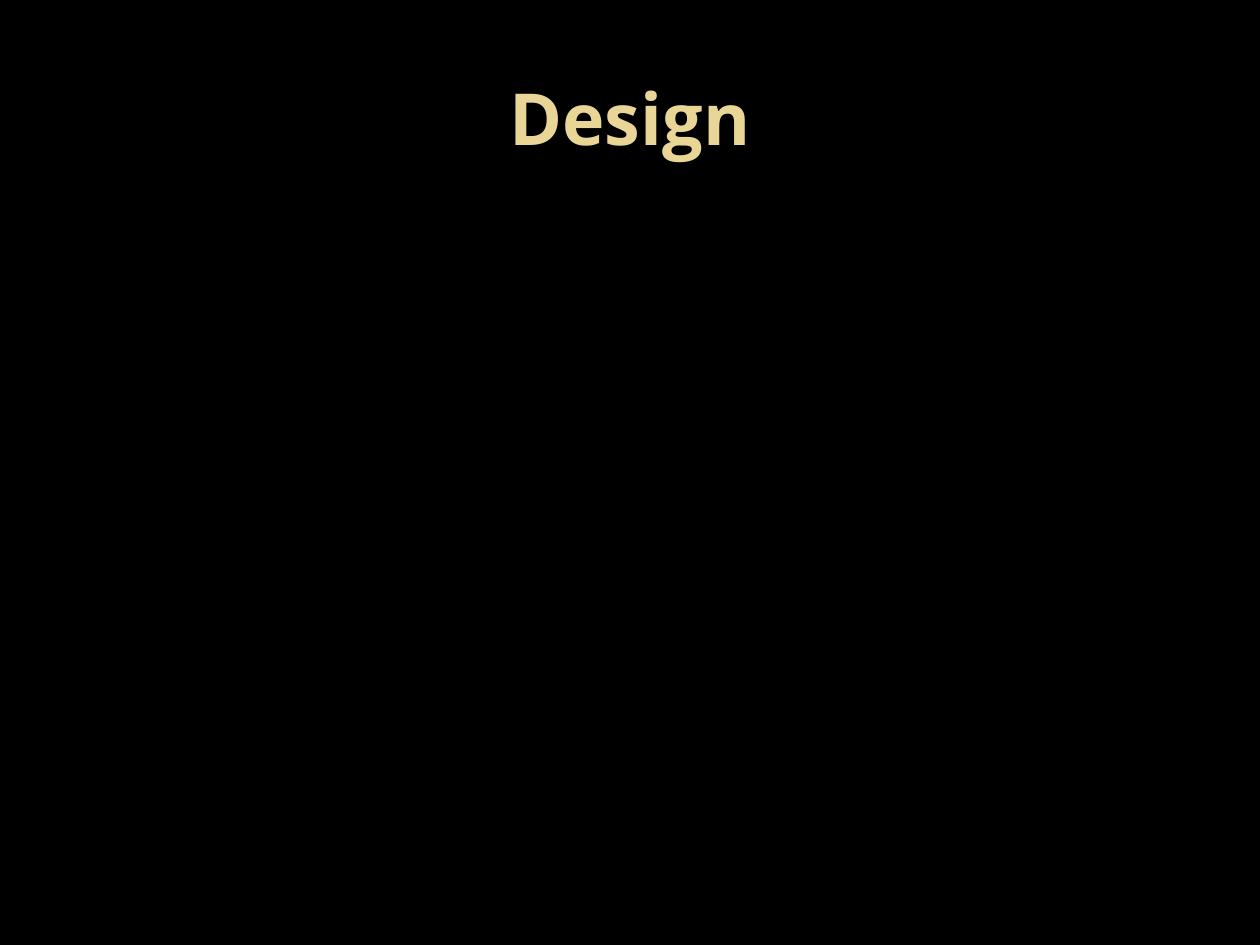
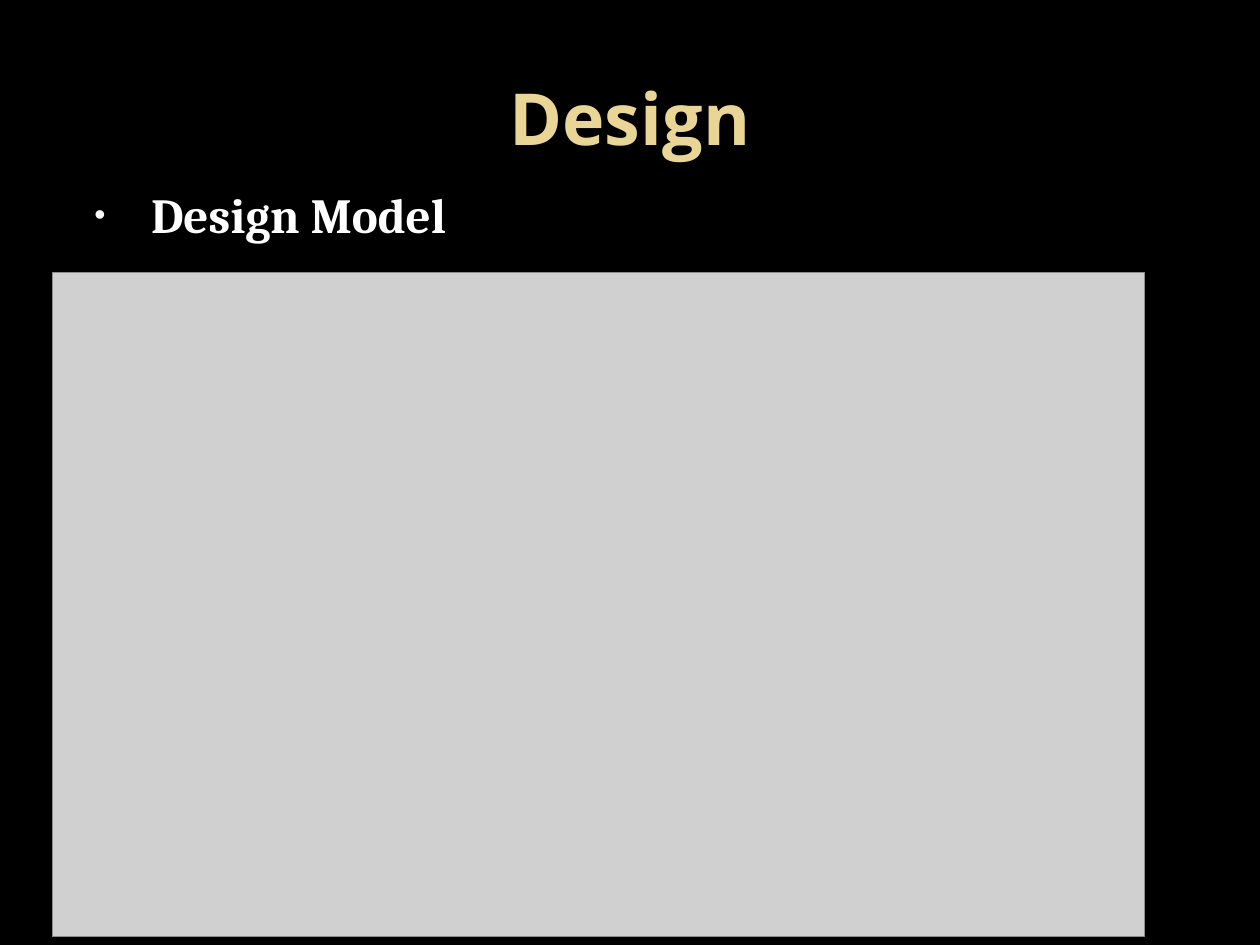
Before and after one commit to GroupIntensioMemoryGame/ProjectFiles, a slide deck: slide 15 of Delivery Briefing/Delivery Briefing.pptx. Drawn at 1260x945 pixels with LibreOffice and Linux fonts; fonts in the diff are those of the drawing; grey boxes stand for pictures; background and template pictures are left out. Boxes give left, top, right and bottom in pixels: in the first picture for what was removed or moved away, otherwise in the second. Text is boxed around its words. In the diff, an @@ line names an element or a change of style, - is before the commit and + after.

Commit message:
added design model

```diff
--- a/Delivery Briefing/Delivery Briefing.pptx
+++ b/Delivery Briefing/Delivery Briefing.pptx
@@ text added at bbox=[151, 199, 447, 244], 28 pt, text #FFFFFF, bold @@
+• Design Model
@@ picture added at bbox=[53, 272, 1145, 936] @@
```
